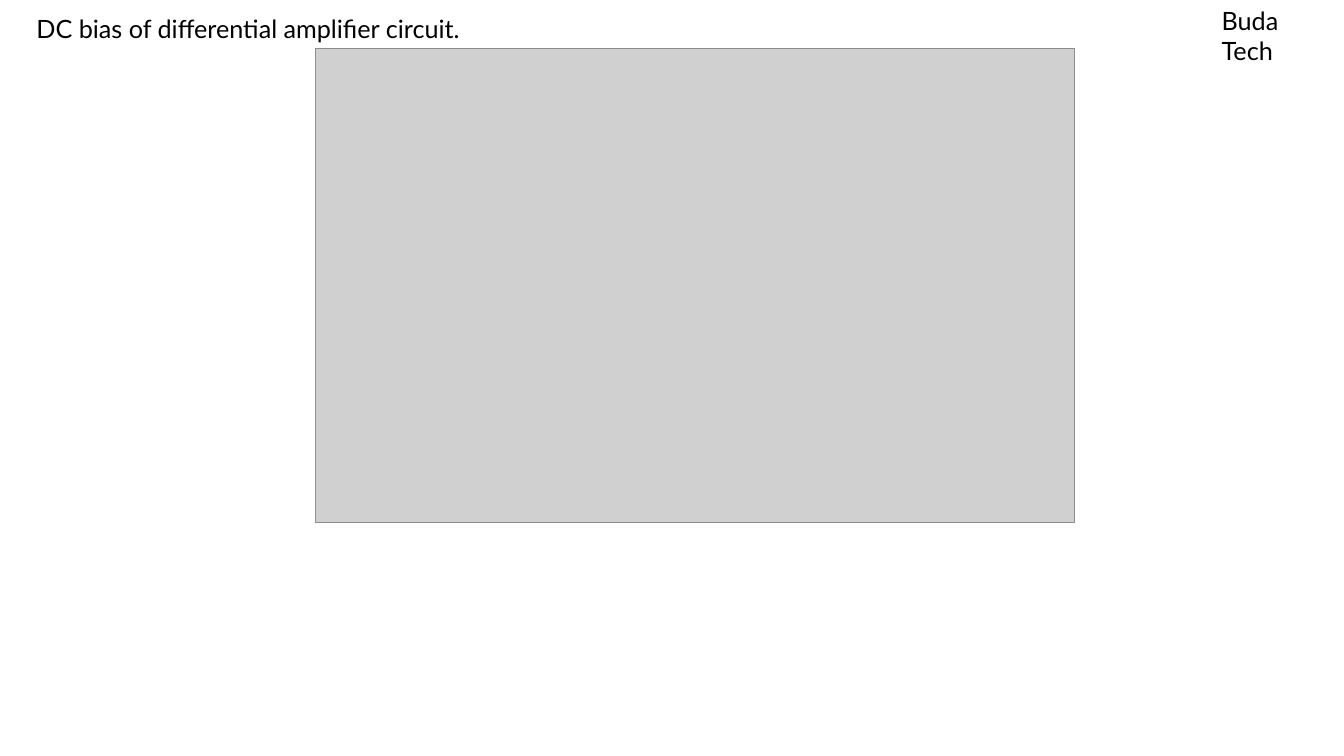
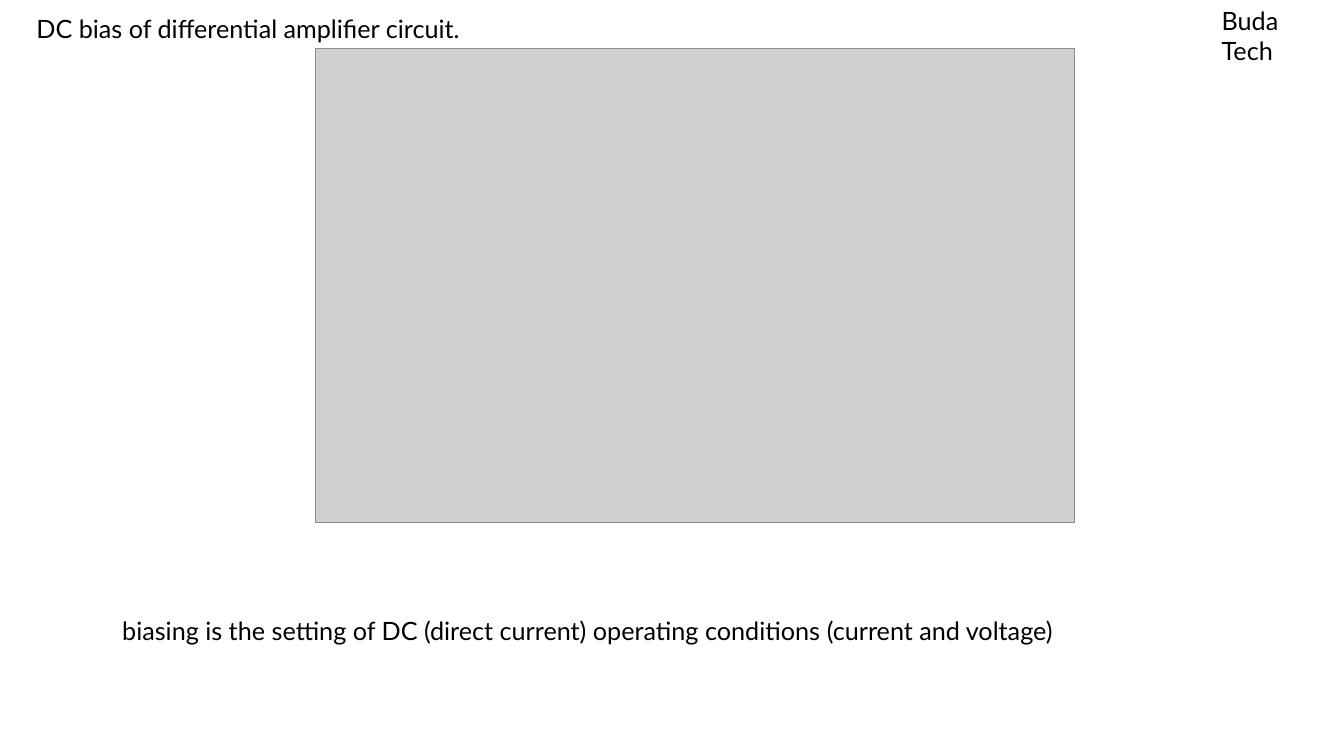
Before and after one commit to MaliusMartin/Budatech-Academy, a slide deck: slide 14 of OPAMPS/OPAMPS.pptx (slide 1 before the commit). Drawn at 1344x756 pixels with LibreOffice and Linux fonts; fonts in the diff are those of the drawing; grey boxes stand for pictures. Boxes give left, top, right and bottom in pixels: in the first picture for what was removed or moved away, otherwise in the second. Text is boxed around its words. In the diff, an @@ line names an element or a change of style, - is before the commit and + after.

```diff
--- a/OPAMPS/OPAMPS.pptx
+++ b/OPAMPS/OPAMPS.pptx
@@ text added at bbox=[122, 620, 1053, 644], 18 pt, text #000000 @@
+biasing is the setting of DC (direct current) operating conditions (current and voltage)
```
Also in this commit, not shown: 1 other slide changed, 13 slides added, 32 other files.
